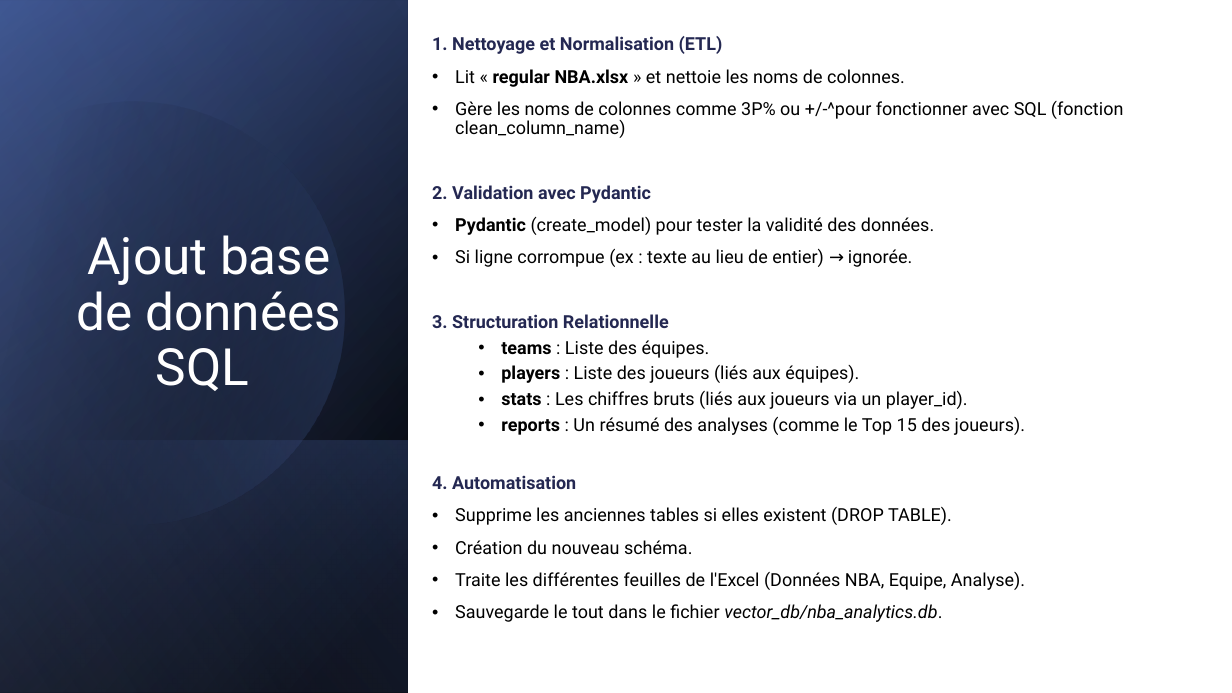
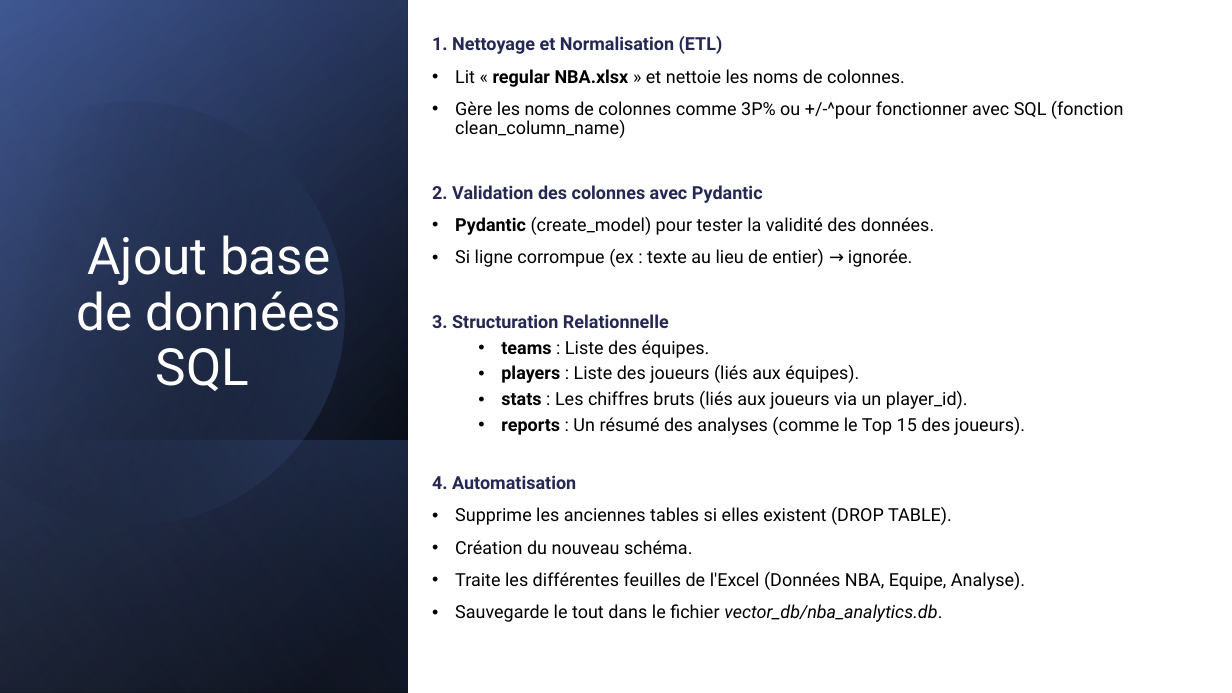
Before and after one commit to VicSchol/Cours10, a slide deck: slide 7 of Scholler_Victor_10_presentation_122025.pptx (slide 6 before the commit). Drawn at 1232x693 pixels with LibreOffice and Linux fonts; fonts in the diff are those of the drawing. Boxes give left, top, right and bottom in pixels: in the first picture for what was removed or moved away, otherwise in the second. Text is boxed around its words. In the diff, an @@ line names an element or a change of style, - is before the commit and + after.

```diff
--- a/Scholler_Victor_10_presentation_122025.pptx
+++ b/Scholler_Victor_10_presentation_122025.pptx
@@ text at [432,185,763,203]: text changed @@
-2. Validation avec Pydantic
+2. Validation des colonnes avec Pydantic
```
Also in this commit, not shown: 7 other slides changed, 2 slides added, 4 other files.
